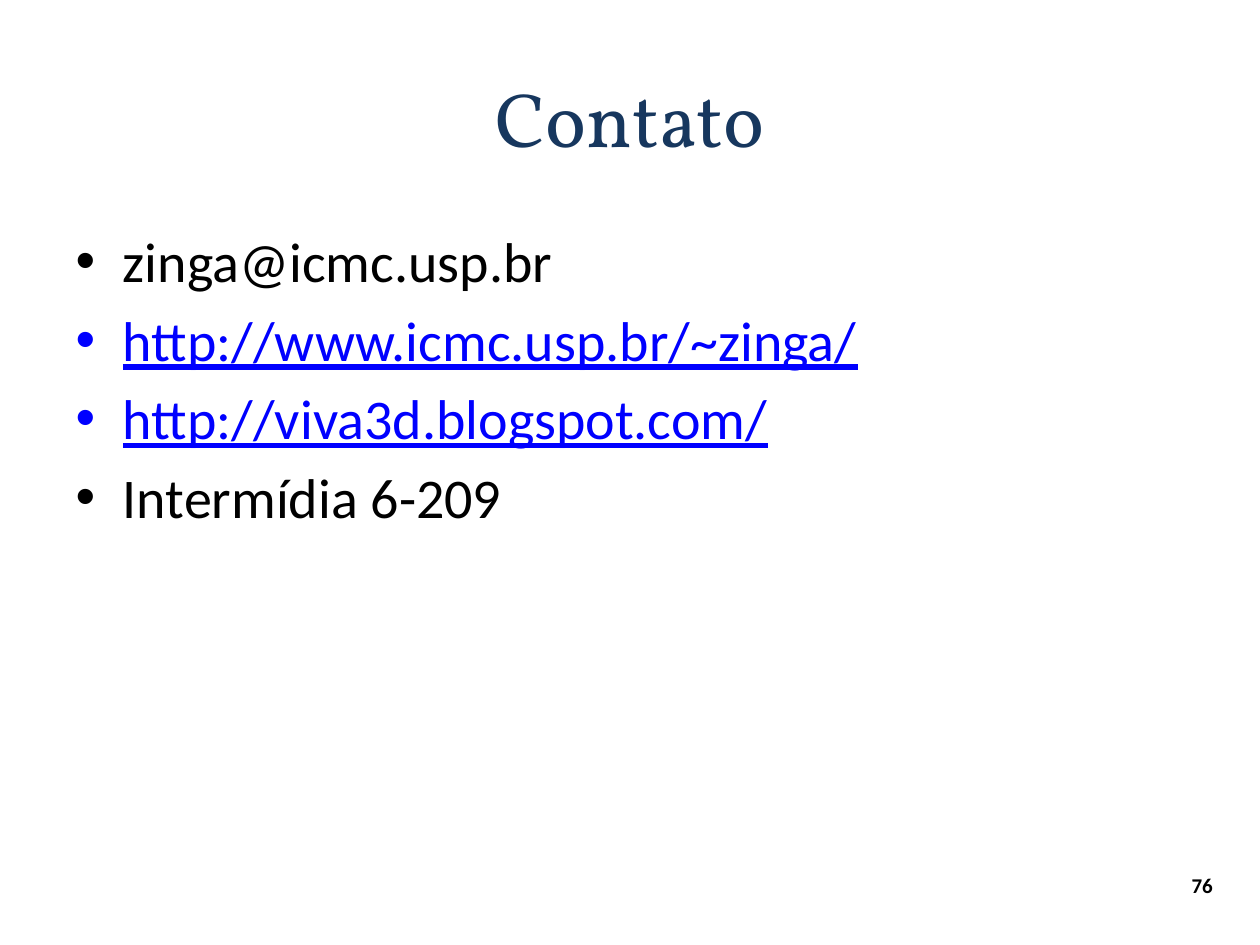
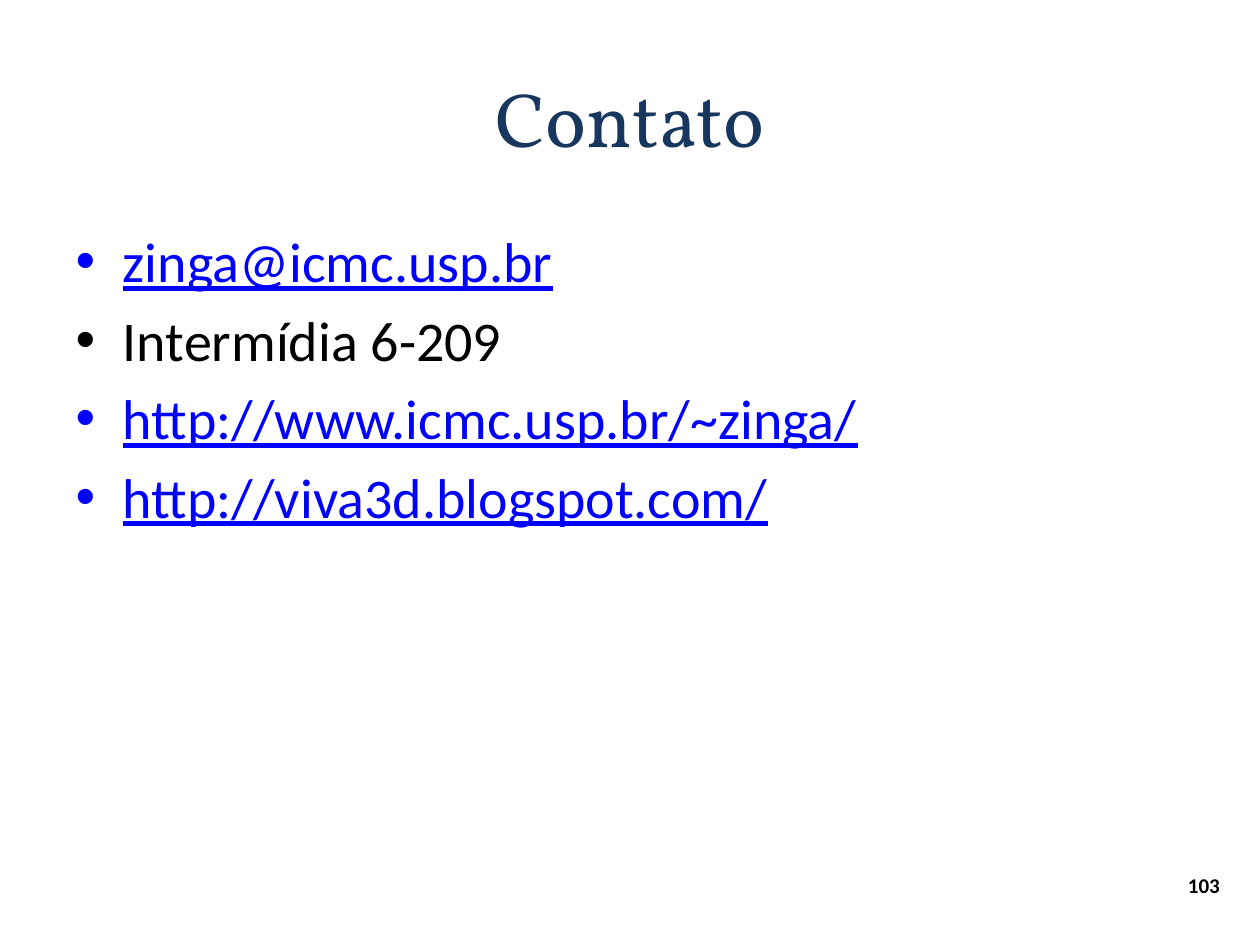
Before and after one commit to andrecurvello/tests-zingarelli, a slide deck: slide 103 of 1-Meus-Artigos/Minicurso-SemComp2011/minicurso-SemComp2011.pptx (slide 76 before the commit). Drawn at 1260x945 pixels with LibreOffice and Linux fonts; fonts in the diff are those of the drawing; background and template pictures are left out. Boxes give left, top, right and bottom in pixels: in the first picture for what was removed or moved away, otherwise in the second. Text is boxed around its words. In the diff, an @@ line names an element or a change of style, - is before the commit and + after.

```diff
--- a/1-Meus-Artigos/Minicurso-SemComp2011/minicurso-SemComp2011.pptx
+++ b/1-Meus-Artigos/Minicurso-SemComp2011/minicurso-SemComp2011.pptx
@@ text at [123,243,552,292]: text colour #000000 to #0000FF, underline on in "zinga@icmc.usp.br" @@
@@ text at [123,322,502,362]: paragraph added @@
+• Intermídia 6-209
@@ text at [123,479,502,519]: paragraph removed @@
-• Intermídia 6-209
@@ page number at [1188,879,1220,893]: text changed @@
-76
+103
```
Also in this commit, not shown: 3 other slides changed, 28 slides added, 10 other files.
